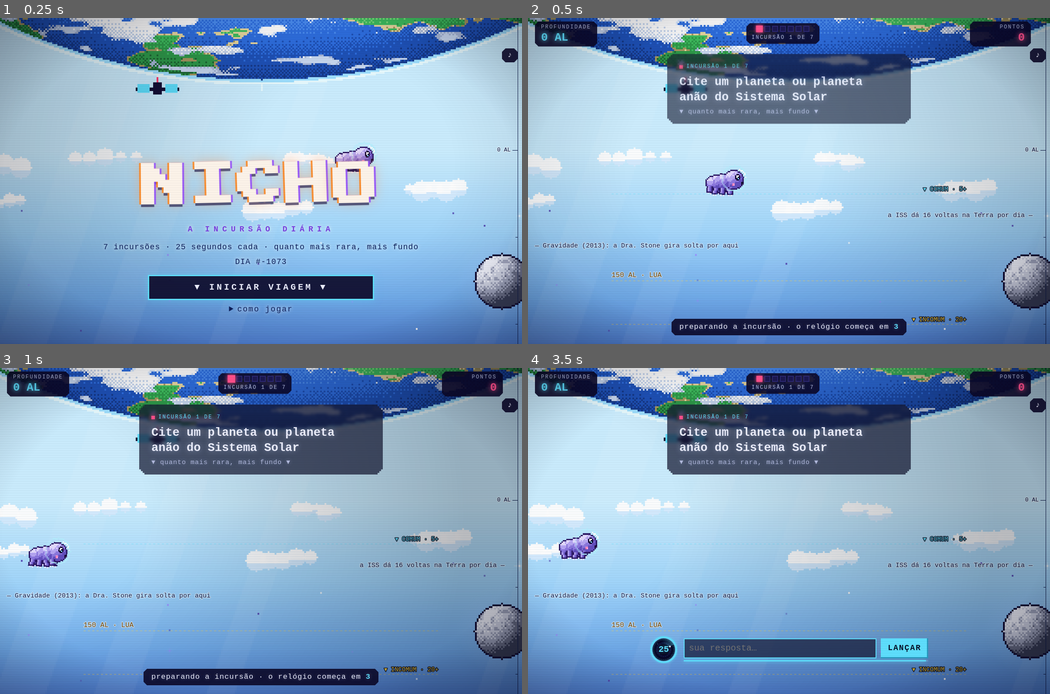
Above: before the commit, frames 1-4 (two rows, left to right).
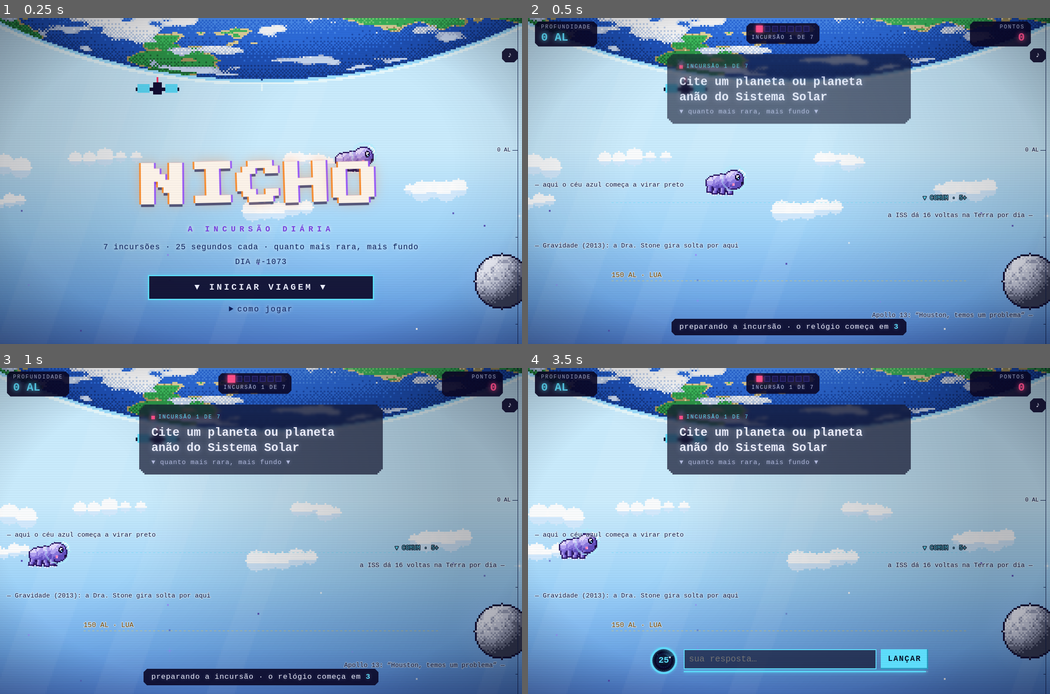
Above: after the commit, the same moments.

Repository: pedro1ace/nichoojogo
Game: browser game, page jogar.html
Same seed, same stepped clock (60 frames per second), same inputs: the game is played once before the commit and once after it.
Inputs:
- Up to frame 1 (0.25 s): no input
- Up to frame 2 (0.5 s): click "▼ INICIAR VIAGEM ▼" at 0.27 s
- Up to frame 3 (1 s): no input
- Up to frame 4 (3.5 s): hold Right 1.03-1.53 s; tap Space every 0.5 s from 1.1 to 3.1 s; hold Down 1.58-1.85 s; hold Left 1.9-2.47 s; hold Right 2.52-3.18 s; hold Left from 3.23 s (still down)

Frame 1 is identical in both runs. In frame 2, 1.0% of the frame differs, in the area x 1-97%, y 50-95%; in frame 3, 1.0%; in frame 4, 4.7%, in the area x 1-85%, y 50-95%.

Commit message:
Distância por faixa bem diferente (óbvia quase parada, rara muito longe); painel do resultado sólido; textos do cenário não passam atrás dos painéis
Co-Authored-By: Claude Opus 5.5 (1M context) <noreply@anthropic.com>
Claude-Session: https://claude.ai/code/session_01RMtWH58epNxSVSB9XNG4Xh

Diff:
--- a/jogar.html
+++ b/jogar.html
@@ -187,7 +187,8 @@
   margin-top: 8px; padding: 6px 12px; border: 0; font-size: 17px;
   background: rgba(255, 210, 63, 0.12); color: var(--amarelo); box-shadow: inset 0 0 0 1px rgba(255, 210, 63, 0.5);
 }
-#mensagem { min-height: 1.3em; margin: 8px 0 0; font-size: 17px; }
+#mensagem { min-height: 1.3em; margin: 8px 0 0; font-size: 16px; text-shadow: 0 0 4px #05031a, 0 0 8px #05031a, 0 0 14px #05031a; }
+#mensagem:empty { display: none; }
 #mensagem.erro { color: var(--vermelho); }
 #mensagem.aviso { color: var(--amarelo); }
 #relogio { position: relative; flex: none; width: 64px; height: 64px; margin-top: -6px; }
@@ -212,16 +213,22 @@
 
 /* ---------- resultado da resposta ---------- */
 .cartao-resultado {
-  position: absolute; z-index: 2; left: 50%; top: 52%; transform: translateX(-50%);
-  width: min(560px, calc(100% - 32px)); max-height: calc(48% - 12px);
-  display: flex; flex-direction: column; align-items: center; justify-content: flex-start; gap: 4px;
-  padding: 16px 20px 18px; text-align: center; overflow-y: auto; clip-path: var(--recorte);
-  background: radial-gradient(ellipse at 50% 40%, rgba(var(--tinta), 0.6), rgba(var(--tinta), 0) 75%);
-  clip-path: none;
+  position: absolute; z-index: 2; left: 50%; top: calc(40% + 66px); transform: translateX(-50%);
+  width: min(560px, calc(100% - 32px)); max-height: calc(60% - 76px);
+  display: flex; flex-direction: column; align-items: center; justify-content: flex-start; gap: 2px;
+  padding: 14px 22px 16px; text-align: center; overflow-y: auto; scrollbar-width: none;
+  /* mesmo vidro da pergunta, mas quase sólido: o cenário não atrapalha a leitura */
+  clip-path: polygon(0 12px, 4px 12px, 4px 8px, 8px 8px, 8px 4px, 12px 4px, 12px 0, calc(100% - 12px) 0, calc(100% - 12px) 4px, calc(100% - 8px) 4px, calc(100% - 8px) 8px, calc(100% - 4px) 8px, calc(100% - 4px) 12px, 100% 12px, 100% calc(100% - 12px), calc(100% - 4px) calc(100% - 12px), calc(100% - 4px) calc(100% - 8px), calc(100% - 8px) calc(100% - 8px), calc(100% - 8px) calc(100% - 4px), calc(100% - 12px) calc(100% - 4px), calc(100% - 12px) 100%, 12px 100%, 12px calc(100% - 4px), 8px calc(100% - 4px), 8px calc(100% - 8px), 4px calc(100% - 8px), 4px calc(100% - 12px), 0 calc(100% - 12px));
+  background:
+    radial-gradient(ellipse at 50% 0%, color-mix(in srgb, var(--cor-faixa, #9aa3c7) 18%, transparent), transparent 70%),
+    rgba(var(--tinta), 0.93);
+  -webkit-backdrop-filter: blur(6px); backdrop-filter: blur(6px);
   animation: surgir 0.4s ease-out;
 }
+.cartao-resultado::-webkit-scrollbar { display: none; }
+.cartao-resultado .botao-grande { padding: 12px 24px; margin-top: 4px; }
 @keyframes surgir { from { opacity: 0; transform: translateX(-50%) scale(0.96); } }
-#icone { width: 48px; height: 48px; image-rendering: pixelated; filter: drop-shadow(0 0 12px var(--cor-faixa, #fff)); animation: flutuar 2.4s ease-in-out infinite; }
+#icone { width: 40px; height: 40px; image-rendering: pixelated; filter: drop-shadow(0 0 12px var(--cor-faixa, #fff)); animation: flutuar 2.4s ease-in-out infinite; }
 @keyframes flutuar { 50% { transform: translateY(-6px); } }
 #nome-faixa { font-family: var(--corpo); font-weight: 400; font-size: clamp(30px, 5.5vw, 48px); line-height: 1.05; margin: 4px 0; color: var(--cor-faixa, #fff); text-shadow: 0 0 18px var(--cor-faixa, #fff); letter-spacing: 0.18em; }
 #palavra { font-weight: 700; font-size: 22px; margin: 0; text-shadow: 0 0 12px rgba(255, 255, 255, 0.45); }
@@ -290,7 +297,7 @@
   .fim-conteudo { padding-top: max(140px, calc(env(safe-area-inset-top) + 132px)); }
   .cartao { top: max(140px, 18%); max-height: 34%; padding: 16px 18px; }
   .painel-resposta { gap: 10px; }
-  .cartao-resultado { top: 50%; max-height: calc(50% - 8px); }
+  .cartao-resultado { top: calc(40% + 56px); max-height: calc(60% - 64px); padding: 12px 14px; }
   .pilula { font-size: 15px; }
 }
 @media (prefers-reduced-motion: reduce) {
@@ -303,8 +310,8 @@
 #nome-faixa.nivel-0 { --salto: 1.05; }
 #nome-faixa.nivel-1 { --salto: 1.12; }
 #nome-faixa.nivel-2 { --salto: 1.3; }
-#nome-faixa.nivel-3 { --salto: 1.5; font-size: clamp(36px, 7vw, 60px); }
-#nome-faixa.nivel-4 { --salto: 1.7; font-size: clamp(40px, 8vw, 68px); animation: pop 0.6s cubic-bezier(0.2, 1.6, 0.4, 1) both, pulsar-brilho 1.2s ease-in-out 0.6s infinite; }
+#nome-faixa.nivel-3 { --salto: 1.5; font-size: clamp(34px, 6vw, 52px); }
+#nome-faixa.nivel-4 { --salto: 1.7; font-size: clamp(36px, 6.5vw, 56px); animation: pop 0.6s cubic-bezier(0.2, 1.6, 0.4, 1) both, pulsar-brilho 1.2s ease-in-out 0.6s infinite; }
 @keyframes pop {
   0% { transform: scale(0.3); opacity: 0; }
   60% { transform: scale(var(--salto, 1.1)); opacity: 1; }
@@ -696,6 +703,16 @@
 // percorre muito mais espaço nesse tempo, então cai rápido; a óbvia mal se mexe.
 
 const AL_POR_PONTO = 10;
+// Quanto cada resposta faz viajar (AL). Cada faixa começa bem mais longe que
+// a anterior, então a diferença de raridade fica visível na tela:
+// óbvia quase não sai do lugar, comum desce um pouco, incomum bastante, rara muito.
+function viagem(pontos) {
+  if (pontos <= 0) return 0;
+  if (pontos < 5) return 4 * pontos;
+  if (pontos < 20) return 60 + 8 * (pontos - 5);
+  if (pontos < 50) return 300 + 14 * (pontos - 20);
+  return 900 + 22 * (pontos - 50);
+}
 const PX_POR_AL = 0.5; // pixels da cena por ano-luz
 const DURACAO_DESCIDA = 2400; // ms, igual para toda resposta
 
@@ -1061,6 +1078,7 @@
   const acesas = {}; // linhas de faixa que a caixa já cruzou nesta rodada (id -> hora)
   let modoCanto = 0, alvoCanto = 0; // 1 = mascote no cantinho (digitando), 0 = ao lado da caixa
   let larguraCaixa = 200;
+  let cobertas = [];
   const rastro = [];
   const caixas = [];
     const mascote = { x: 0, y: 0, pulo: 0 };
@@ -1570,8 +1588,10 @@
     mascote.pulo *= Math.exp(-dt * 6);
     modoCanto += (alvoCanto - modoCanto) * (1 - Math.exp(-dt * 3));
     // ao lado direito da caixa (que fica no centro da tela)
-    const xCaixa = Math.min(L - 26, (innerWidth / 2 + larguraCaixa / 2) / escala + 28);
-    const yCaixa = naTelaExata(foguete.al) + 4;
+    const xLivre = (innerWidth / 2 + larguraCaixa / 2) / escala + 28;
+    const xCaixa = Math.min(L - 26, xLivre);
+    // tela estreita: sem espaço do lado, ele flutua logo acima da caixa
+    const yCaixa = naTelaExata(foguete.al) + 4 - (xLivre > L - 26 ? 34 : 0);
     // no cantinho esquerdo, flutuando, enquanto você digita
     const xCanto = Math.max(22, L * 0.08);
     const yCanto = A * 0.55;
@@ -1654,10 +1674,20 @@
       escrever(`${m.al.toLocaleString("pt-BR")} AL · ${m.nome}`, centro0, y - 12, claro ? "#7a4a00" : "#ffd23f");
     }
     // onde estão as linhas das faixas agora (para a curiosidade não ficar por cima)
-    const linhasY = mostrarLinhas ? FAIXAS.filter((f) => f.min).map((f) => naTelaTexto(rodadaAl + f.min * AL_POR_PONTO)) : [];
+    const linhasY = mostrarLinhas ? FAIXAS.filter((f) => f.min).map((f) => naTelaTexto(rodadaAl + viagem(f.min))) : [];
     tx.font = `${W < 560 ? 13 : 15}px 'Space Mono', monospace`;
+    // faixas da tela cobertas por painéis (pergunta, resposta, resultado):
+    // ali as curiosidades não aparecem, para não misturar com o texto do painel
+    if (quadro % 10 === 0) {
+      cobertas = ["cartao-pergunta", "painel-resposta", "resultado"]
+        .map((id) => document.getElementById(id))
+        .filter((el) => el && !el.hidden)
+        .map((el) => { const r = el.getBoundingClientRect(); return [r.top - 14, r.bottom + 14]; });
+    }
     CURIOSIDADES.forEach(([al, texto], i) => {
       if (noInicio) return;
+      const yc = naTelaTexto(al);
+      if (cobertas.some(([a, b]) => yc > a && yc < b)) return;
       const y = naTelaTexto(al);
       if (y < -30 || y > H + 30) return;
       if (linhasY.some((ly) => Math.abs(ly - 10 - y) < 22)) return;
@@ -1685,7 +1715,7 @@
       tx.font = "14px 'Space Mono', monospace";
       for (const f of FAIXAS) {
         if (!f.min) continue;
-        const y = naTelaTexto(rodadaAl + f.min * AL_POR_PONTO);
+        const y = naTelaTexto(rodadaAl + viagem(f.min));
         if (y < -20 || y > H + 20) continue;
         const acesa = acesas[f.id];
         if (acesa) {
@@ -1876,7 +1906,7 @@
       if (!c.saida && mostrarLinhas) {
         for (const f of FAIXAS) {
           if (!f.min || acesas[f.id]) continue;
-          if (al >= rodadaAl + f.min * AL_POR_PONTO) {
+          if (al >= rodadaAl + viagem(f.min)) {
             acesas[f.id] = agora;
             if (window.Som && Som.limiar) Som.limiar(FAIXAS.length - 1 - FAIXAS.indexOf(f));
           }
@@ -2037,7 +2067,7 @@
       const agora = performance.now();
       const peso = Math.min(1, pontos / 100);
       const faixa = faixaDe(pontos, supernova);
-      const distancia = pontos * AL_POR_PONTO;
+      const distancia = viagem(pontos);
       alvoCanto = 0;
       camera.de = camera.atual;
       camera.para = camera.atual + distancia;
@@ -2084,7 +2114,7 @@
 // Quanto mais nichada a resposta, mais pontos e mais fundo o foguete desce.
 // Acertar a "supernova" (a resposta secreta da pergunta) dobra os pontos.
 // Vem de outros arquivos: window.NICHO_DADOS (dados.js), Som (som.js),
-// criarCena, faixaDe, FAIXAS, AL_POR_PONTO, DURACAO_DESCIDA (cena.js).
+// criarCena, faixaDe, FAIXAS, viagem, DURACAO_DESCIDA (cena.js).
 
 const RODADAS_POR_DIA = 7;
 const SEGUNDOS = 25;
@@ -2260,7 +2290,7 @@
     estado.historico = salvo.historico;
     estado.total = estado.totalMostrado = salvo.total;
     estado.rodada = salvo.historico.length;
-    cena.irPara(estado.total * AL_POR_PONTO);
+    cena.irPara(profundidade());
     $("pontos").textContent = numero(estado.total);
   }
   montarQuadrados();
@@ -2274,6 +2304,11 @@
     $("comecar").textContent = "▼ CONTINUAR VIAGEM ▼";
     document.querySelector("#inicio [data-zerar]").hidden = false;
   }
+}
+
+// profundidade total do dia: soma da viagem de cada resposta
+function profundidade() {
+  return estado.historico.reduce((soma, h) => soma + viagem(h.pontos), 0);
 }
 
 function mostrarPergunta(ligada) {
@@ -2555,7 +2590,7 @@
   $("nome-faixa").textContent = faixa.nome;
   $("palavra").textContent = resposta ? `“${resposta}”` : "";
   $("linha-pontos").innerHTML = resposta
-    ? `<b>+${pontos} PONTOS</b> · viajou ${numero(pontos * AL_POR_PONTO)} AL`
+    ? `<b>+${pontos} PONTOS</b> · viajou ${numero(viagem(pontos))} AL`
     : "+0 PONTOS";
   $("frase").textContent = faixa.frase;
 
@@ -2592,7 +2627,7 @@
   card.hidden = false;
   if (supernova) Som.supernova();
   else if (resposta) Som.faixa(FAIXAS.length - 1 - FAIXAS.indexOf(faixa));
-  Som.profundidade(estado.total * AL_POR_PONTO);
+  Som.profundidade(profundidade());
   montarQuadrados();
   $("proxima").focus();
 }
@@ -2617,14 +2652,14 @@
   montarQuadrados();
   $("rotulo-rodada").textContent = "VIAGEM COMPLETA";
   $("fim-pontos").textContent = numero(estado.total);
-  $("fim-profundidade").textContent = `↓ ${numero(estado.total * AL_POR_PONTO)} AL de profundidade`;
+  $("fim-profundidade").textContent = `↓ ${numero(profundidade())} AL de profundidade`;
   const media = estado.historico.reduce((s, h) => s + (h.percentil || 0), 0) / Math.max(1, estado.historico.length);
   $("fim-comparacao").textContent = `Suas respostas foram mais nichadas que ${Math.round(media * 100)}% das respostas possíveis.`;
   montarGrafico();
 
   const icones = estado.historico.map((h) => (h.resposta ? faixaDe(h.pontos, h.supernova).emoji : "⚫"));
   $("compartilhar").textContent =
-    `NICHO · DIA #${numeroDoDia(estado.data)}\n${icones.join(" ")}\n${numero(estado.total)} pontos · ↓ ${numero(estado.total * AL_POR_PONTO)} AL 🐻`;
+    `NICHO · DIA #${numeroDoDia(estado.data)}\n${icones.join(" ")}\n${numero(estado.total)} pontos · ↓ ${numero(profundidade())} AL 🐻`;
   $("enviar").hidden = !navigator.share;
   contarAteAmanha();
 }
--- a/jogo/cena.js
+++ b/jogo/cena.js
@@ -11,6 +11,16 @@
 // percorre muito mais espaço nesse tempo, então cai rápido; a óbvia mal se mexe.
 
 const AL_POR_PONTO = 10;
+// Quanto cada resposta faz viajar (AL). Cada faixa começa bem mais longe que
+// a anterior, então a diferença de raridade fica visível na tela:
+// óbvia quase não sai do lugar, comum desce um pouco, incomum bastante, rara muito.
+function viagem(pontos) {
+  if (pontos <= 0) return 0;
+  if (pontos < 5) return 4 * pontos;
+  if (pontos < 20) return 60 + 8 * (pontos - 5);
+  if (pontos < 50) return 300 + 14 * (pontos - 20);
+  return 900 + 22 * (pontos - 50);
+}
 const PX_POR_AL = 0.5; // pixels da cena por ano-luz
 const DURACAO_DESCIDA = 2400; // ms, igual para toda resposta
 
@@ -376,6 +386,7 @@
   const acesas = {}; // linhas de faixa que a caixa já cruzou nesta rodada (id -> hora)
   let modoCanto = 0, alvoCanto = 0; // 1 = mascote no cantinho (digitando), 0 = ao lado da caixa
   let larguraCaixa = 200;
+  let cobertas = [];
   const rastro = [];
   const caixas = [];
     const mascote = { x: 0, y: 0, pulo: 0 };
@@ -885,8 +896,10 @@
     mascote.pulo *= Math.exp(-dt * 6);
     modoCanto += (alvoCanto - modoCanto) * (1 - Math.exp(-dt * 3));
     // ao lado direito da caixa (que fica no centro da tela)
-    const xCaixa = Math.min(L - 26, (innerWidth / 2 + larguraCaixa / 2) / escala + 28);
-    const yCaixa = naTelaExata(foguete.al) + 4;
+    const xLivre = (innerWidth / 2 + larguraCaixa / 2) / escala + 28;
+    const xCaixa = Math.min(L - 26, xLivre);
+    // tela estreita: sem espaço do lado, ele flutua logo acima da caixa
+    const yCaixa = naTelaExata(foguete.al) + 4 - (xLivre > L - 26 ? 34 : 0);
     // no cantinho esquerdo, flutuando, enquanto você digita
     const xCanto = Math.max(22, L * 0.08);
     const yCanto = A * 0.55;
@@ -969,10 +982,20 @@
       escrever(`${m.al.toLocaleString("pt-BR")} AL · ${m.nome}`, centro0, y - 12, claro ? "#7a4a00" : "#ffd23f");
     }
     // onde estão as linhas das faixas agora (para a curiosidade não ficar por cima)
-    const linhasY = mostrarLinhas ? FAIXAS.filter((f) => f.min).map((f) => naTelaTexto(rodadaAl + f.min * AL_POR_PONTO)) : [];
+    const linhasY = mostrarLinhas ? FAIXAS.filter((f) => f.min).map((f) => naTelaTexto(rodadaAl + viagem(f.min))) : [];
     tx.font = `${W < 560 ? 13 : 15}px 'Space Mono', monospace`;
+    // faixas da tela cobertas por painéis (pergunta, resposta, resultado):
+    // ali as curiosidades não aparecem, para não misturar com o texto do painel
+    if (quadro % 10 === 0) {
+      cobertas = ["cartao-pergunta", "painel-resposta", "resultado"]
+        .map((id) => document.getElementById(id))
+        .filter((el) => el && !el.hidden)
+        .map((el) => { const r = el.getBoundingClientRect(); return [r.top - 14, r.bottom + 14]; });
+    }
     CURIOSIDADES.forEach(([al, texto], i) => {
       if (noInicio) return;
+      const yc = naTelaTexto(al);
+      if (cobertas.some(([a, b]) => yc > a && yc < b)) return;
       const y = naTelaTexto(al);
       if (y < -30 || y > H + 30) return;
       if (linhasY.some((ly) => Math.abs(ly - 10 - y) < 22)) return;
@@ -1000,7 +1023,7 @@
       tx.font = "14px 'Space Mono', monospace";
       for (const f of FAIXAS) {
         if (!f.min) continue;
-        const y = naTelaTexto(rodadaAl + f.min * AL_POR_PONTO);
+        const y = naTelaTexto(rodadaAl + viagem(f.min));
         if (y < -20 || y > H + 20) continue;
         const acesa = acesas[f.id];
         if (acesa) {
@@ -1191,7 +1214,7 @@
       if (!c.saida && mostrarLinhas) {
         for (const f of FAIXAS) {
           if (!f.min || acesas[f.id]) continue;
-          if (al >= rodadaAl + f.min * AL_POR_PONTO) {
+          if (al >= rodadaAl + viagem(f.min)) {
             acesas[f.id] = agora;
             if (window.Som && Som.limiar) Som.limiar(FAIXAS.length - 1 - FAIXAS.indexOf(f));
           }
@@ -1352,7 +1375,7 @@
       const agora = performance.now();
       const peso = Math.min(1, pontos / 100);
       const faixa = faixaDe(pontos, supernova);
-      const distancia = pontos * AL_POR_PONTO;
+      const distancia = viagem(pontos);
       alvoCanto = 0;
       camera.de = camera.atual;
       camera.para = camera.atual + distancia;
--- a/jogo/estilo.css
+++ b/jogo/estilo.css
@@ -176,7 +176,8 @@
   margin-top: 8px; padding: 6px 12px; border: 0; font-size: 17px;
   background: rgba(255, 210, 63, 0.12); color: var(--amarelo); box-shadow: inset 0 0 0 1px rgba(255, 210, 63, 0.5);
 }
-#mensagem { min-height: 1.3em; margin: 8px 0 0; font-size: 17px; }
+#mensagem { min-height: 1.3em; margin: 8px 0 0; font-size: 16px; text-shadow: 0 0 4px #05031a, 0 0 8px #05031a, 0 0 14px #05031a; }
+#mensagem:empty { display: none; }
 #mensagem.erro { color: var(--vermelho); }
 #mensagem.aviso { color: var(--amarelo); }
 #relogio { position: relative; flex: none; width: 64px; height: 64px; margin-top: -6px; }
@@ -201,16 +202,22 @@
 
 /* ---------- resultado da resposta ---------- */
 .cartao-resultado {
-  position: absolute; z-index: 2; left: 50%; top: 52%; transform: translateX(-50%);
-  width: min(560px, calc(100% - 32px)); max-height: calc(48% - 12px);
-  display: flex; flex-direction: column; align-items: center; justify-content: flex-start; gap: 4px;
-  padding: 16px 20px 18px; text-align: center; overflow-y: auto; clip-path: var(--recorte);
-  background: radial-gradient(ellipse at 50% 40%, rgba(var(--tinta), 0.6), rgba(var(--tinta), 0) 75%);
-  clip-path: none;
+  position: absolute; z-index: 2; left: 50%; top: calc(40% + 66px); transform: translateX(-50%);
+  width: min(560px, calc(100% - 32px)); max-height: calc(60% - 76px);
+  display: flex; flex-direction: column; align-items: center; justify-content: flex-start; gap: 2px;
+  padding: 14px 22px 16px; text-align: center; overflow-y: auto; scrollbar-width: none;
+  /* mesmo vidro da pergunta, mas quase sólido: o cenário não atrapalha a leitura */
+  clip-path: polygon(0 12px, 4px 12px, 4px 8px, 8px 8px, 8px 4px, 12px 4px, 12px 0, calc(100% - 12px) 0, calc(100% - 12px) 4px, calc(100% - 8px) 4px, calc(100% - 8px) 8px, calc(100% - 4px) 8px, calc(100% - 4px) 12px, 100% 12px, 100% calc(100% - 12px), calc(100% - 4px) calc(100% - 12px), calc(100% - 4px) calc(100% - 8px), calc(100% - 8px) calc(100% - 8px), calc(100% - 8px) calc(100% - 4px), calc(100% - 12px) calc(100% - 4px), calc(100% - 12px) 100%, 12px 100%, 12px calc(100% - 4px), 8px calc(100% - 4px), 8px calc(100% - 8px), 4px calc(100% - 8px), 4px calc(100% - 12px), 0 calc(100% - 12px));
+  background:
+    radial-gradient(ellipse at 50% 0%, color-mix(in srgb, var(--cor-faixa, #9aa3c7) 18%, transparent), transparent 70%),
+    rgba(var(--tinta), 0.93);
+  -webkit-backdrop-filter: blur(6px); backdrop-filter: blur(6px);
   animation: surgir 0.4s ease-out;
 }
+.cartao-resultado::-webkit-scrollbar { display: none; }
+.cartao-resultado .botao-grande { padding: 12px 24px; margin-top: 4px; }
 @keyframes surgir { from { opacity: 0; transform: translateX(-50%) scale(0.96); } }
-#icone { width: 48px; height: 48px; image-rendering: pixelated; filter: drop-shadow(0 0 12px var(--cor-faixa, #fff)); animation: flutuar 2.4s ease-in-out infinite; }
+#icone { width: 40px; height: 40px; image-rendering: pixelated; filter: drop-shadow(0 0 12px var(--cor-faixa, #fff)); animation: flutuar 2.4s ease-in-out infinite; }
 @keyframes flutuar { 50% { transform: translateY(-6px); } }
 #nome-faixa { font-family: var(--corpo); font-weight: 400; font-size: clamp(30px, 5.5vw, 48px); line-height: 1.05; margin: 4px 0; color: var(--cor-faixa, #fff); text-shadow: 0 0 18px var(--cor-faixa, #fff); letter-spacing: 0.18em; }
 #palavra { font-weight: 700; font-size: 22px; margin: 0; text-shadow: 0 0 12px rgba(255, 255, 255, 0.45); }
@@ -279,7 +286,7 @@
   .fim-conteudo { padding-top: max(140px, calc(env(safe-area-inset-top) + 132px)); }
   .cartao { top: max(140px, 18%); max-height: 34%; padding: 16px 18px; }
   .painel-resposta { gap: 10px; }
-  .cartao-resultado { top: 50%; max-height: calc(50% - 8px); }
+  .cartao-resultado { top: calc(40% + 56px); max-height: calc(60% - 64px); padding: 12px 14px; }
   .pilula { font-size: 15px; }
 }
 @media (prefers-reduced-motion: reduce) {
@@ -292,8 +299,8 @@
 #nome-faixa.nivel-0 { --salto: 1.05; }
 #nome-faixa.nivel-1 { --salto: 1.12; }
 #nome-faixa.nivel-2 { --salto: 1.3; }
-#nome-faixa.nivel-3 { --salto: 1.5; font-size: clamp(36px, 7vw, 60px); }
-#nome-faixa.nivel-4 { --salto: 1.7; font-size: clamp(40px, 8vw, 68px); animation: pop 0.6s cubic-bezier(0.2, 1.6, 0.4, 1) both, pulsar-brilho 1.2s ease-in-out 0.6s infinite; }
+#nome-faixa.nivel-3 { --salto: 1.5; font-size: clamp(34px, 6vw, 52px); }
+#nome-faixa.nivel-4 { --salto: 1.7; font-size: clamp(36px, 6.5vw, 56px); animation: pop 0.6s cubic-bezier(0.2, 1.6, 0.4, 1) both, pulsar-brilho 1.2s ease-in-out 0.6s infinite; }
 @keyframes pop {
   0% { transform: scale(0.3); opacity: 0; }
   60% { transform: scale(var(--salto, 1.1)); opacity: 1; }
--- a/jogo/jogo.js
+++ b/jogo/jogo.js
@@ -3,7 +3,7 @@
 // Quanto mais nichada a resposta, mais pontos e mais fundo o foguete desce.
 // Acertar a "supernova" (a resposta secreta da pergunta) dobra os pontos.
 // Vem de outros arquivos: window.NICHO_DADOS (dados.js), Som (som.js),
-// criarCena, faixaDe, FAIXAS, AL_POR_PONTO, DURACAO_DESCIDA (cena.js).
+// criarCena, faixaDe, FAIXAS, viagem, DURACAO_DESCIDA (cena.js).
 
 const RODADAS_POR_DIA = 7;
 const SEGUNDOS = 25;
@@ -179,7 +179,7 @@
     estado.historico = salvo.historico;
     estado.total = estado.totalMostrado = salvo.total;
     estado.rodada = salvo.historico.length;
-    cena.irPara(estado.total * AL_POR_PONTO);
+    cena.irPara(profundidade());
     $("pontos").textContent = numero(estado.total);
   }
   montarQuadrados();
@@ -193,6 +193,11 @@
     $("comecar").textContent = "▼ CONTINUAR VIAGEM ▼";
     document.querySelector("#inicio [data-zerar]").hidden = false;
   }
+}
+
+// profundidade total do dia: soma da viagem de cada resposta
+function profundidade() {
+  return estado.historico.reduce((soma, h) => soma + viagem(h.pontos), 0);
 }
 
 function mostrarPergunta(ligada) {
@@ -474,7 +479,7 @@
   $("nome-faixa").textContent = faixa.nome;
   $("palavra").textContent = resposta ? `“${resposta}”` : "";
   $("linha-pontos").innerHTML = resposta
-    ? `<b>+${pontos} PONTOS</b> · viajou ${numero(pontos * AL_POR_PONTO)} AL`
+    ? `<b>+${pontos} PONTOS</b> · viajou ${numero(viagem(pontos))} AL`
     : "+0 PONTOS";
   $("frase").textContent = faixa.frase;
 
@@ -511,7 +516,7 @@
   card.hidden = false;
   if (supernova) Som.supernova();
   else if (resposta) Som.faixa(FAIXAS.length - 1 - FAIXAS.indexOf(faixa));
-  Som.profundidade(estado.total * AL_POR_PONTO);
+  Som.profundidade(profundidade());
   montarQuadrados();
   $("proxima").focus();
 }
@@ -536,14 +541,14 @@
   montarQuadrados();
   $("rotulo-rodada").textContent = "VIAGEM COMPLETA";
   $("fim-pontos").textContent = numero(estado.total);
-  $("fim-profundidade").textContent = `↓ ${numero(estado.total * AL_POR_PONTO)} AL de profundidade`;
+  $("fim-profundidade").textContent = `↓ ${numero(profundidade())} AL de profundidade`;
   const media = estado.historico.reduce((s, h) => s + (h.percentil || 0), 0) / Math.max(1, estado.historico.length);
   $("fim-comparacao").textContent = `Suas respostas foram mais nichadas que ${Math.round(media * 100)}% das respostas possíveis.`;
   montarGrafico();
 
   const icones = estado.historico.map((h) => (h.resposta ? faixaDe(h.pontos, h.supernova).emoji : "⚫"));
   $("compartilhar").textContent =
-    `NICHO · DIA #${numeroDoDia(estado.data)}\n${icones.join(" ")}\n${numero(estado.total)} pontos · ↓ ${numero(estado.total * AL_POR_PONTO)} AL 🐻`;
+    `NICHO · DIA #${numeroDoDia(estado.data)}\n${icones.join(" ")}\n${numero(estado.total)} pontos · ↓ ${numero(profundidade())} AL 🐻`;
   $("enviar").hidden = !navigator.share;
   contarAteAmanha();
 }
